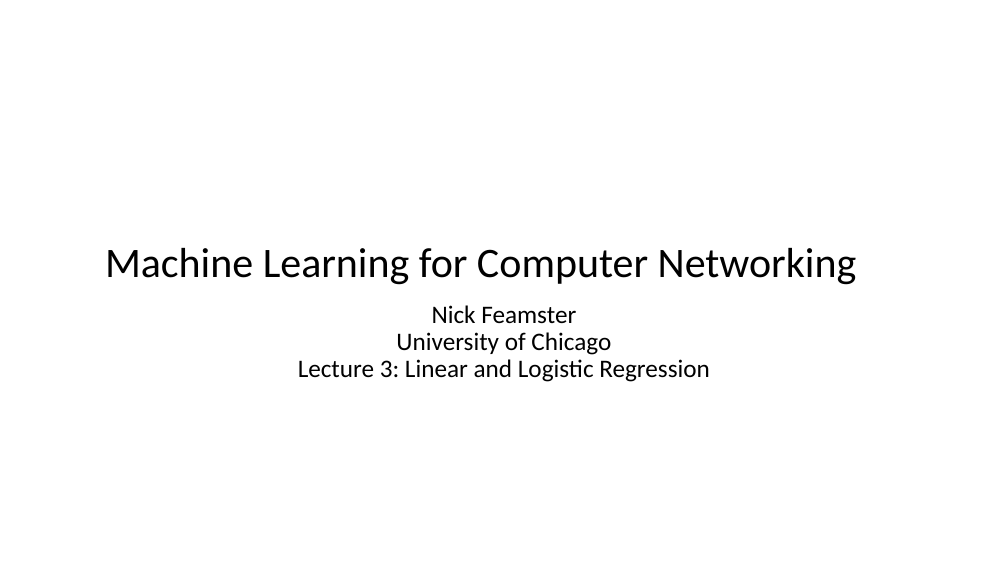
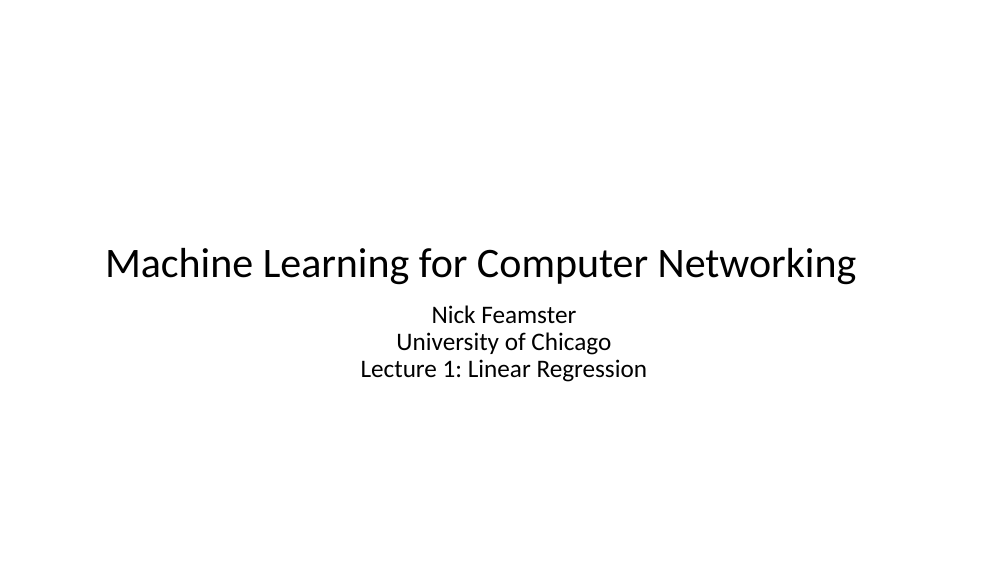
Before and after one commit to noise-lab/ml-networking, a slide deck: slide 1 of lectures/1-Linear-Regression.pptx. Drawn at 1008x567 pixels with LibreOffice and Linux fonts; fonts in the diff are those of the drawing. Boxes give left, top, right and bottom in pixels: in the first picture for what was removed or moved away, otherwise in the second. Text is boxed around its words. In the diff, an @@ line names an element or a change of style, - is before the commit and + after.

```diff
--- a/lectures/1-Linear-Regression.pptx
+++ b/lectures/1-Linear-Regression.pptx
@@ subtitle at bbox=[361, 305, 648, 382]: text changed @@
-Nick Feamster
-University of Chicago
-Lecture 3: Linear and Logistic Regression
+Nick Feamster
+University of Chicago
+Lecture 1: Linear Regression
```
Also in this commit, not shown: 4 other files.
